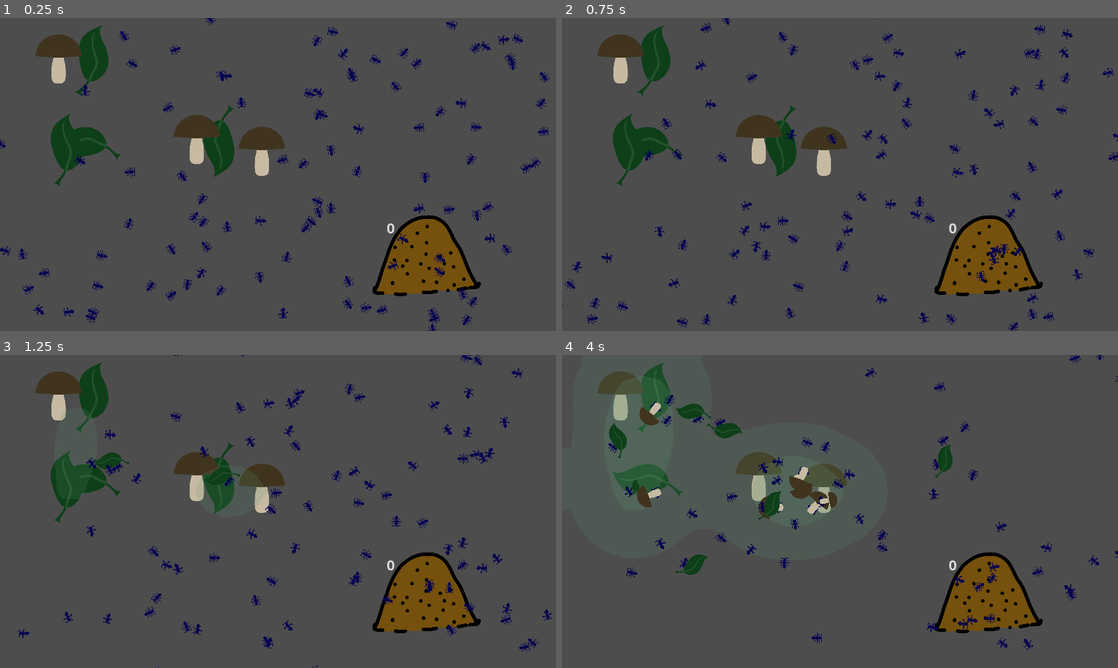
Above: before the commit, frames 1-4 (two rows, left to right).
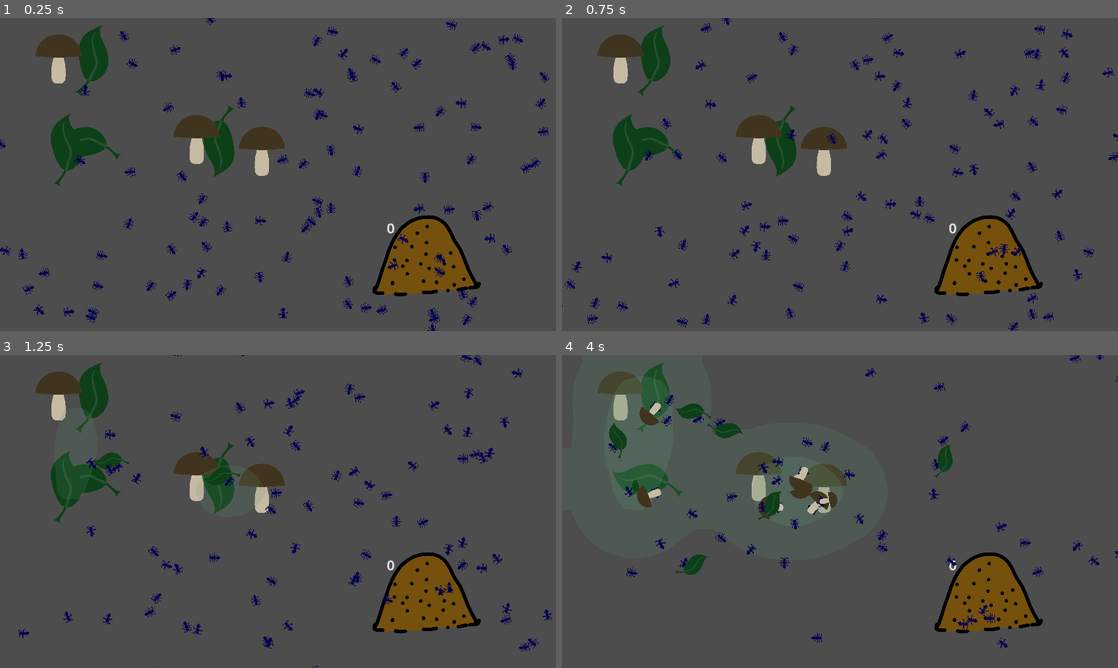
Above: after the commit, the same moments.

Repository: allemansratten/AntColonyTycoonDeluxe
Game: Godot game, scene res://game.tscn
Two runs of this game, one before a commit and one after it. Both use one fixed random seed, a clock stepped at 60 frames per second and the inputs below.
Inputs (mouse positions are in pixels of both pictures, inside the frame that each line leads up to):
- Up to frame 1 (0.25 s): no input
- Up to frame 2 (0.75 s): move the mouse to (962, 158) at 0.52 s; click (962, 158) at 0.67 s
- Up to frame 3 (1.25 s): no input
- Up to frame 4 (4 s): move the mouse to (728, 527) at 1.27 s; click (728, 527) at 1.42 s; move the mouse to (895, 442) at 2.02 s; click (895, 442) at 2.17 s; move the mouse to (812, 574) at 2.77 s; click (812, 574) at 2.92 s; move the mouse to (1006, 558) at 3.52 s; click (1006, 558) at 3.67 s

Frame 1 is identical in both runs. In frame 2, less than 0.1% of the frame differs, in the area x 76-80%, y 72-79%; in frame 3, 0.1%; in frame 4, 0.4%, in the area x 48-94%, y 36-95%.

Commit message:
Add PheromoneLayer not programmatically

Diff:
--- a/game.gd
+++ b/game.gd
@@ -4,21 +4,14 @@
 @export var ant_scene: PackedScene
 var screen_size
 
-var pheromone_layer: ColorRect
-
 
 # Called when the node enters the scene tree for the first time.
 func _ready() -> void:
 	screen_size = get_viewport().get_visible_rect().size
 
-	# TODO: multiple pheromone layers if needed
-	pheromone_layer = preload("res://pheromone_layer.tscn").instantiate()
-	add_child(pheromone_layer)
-
 	# spawn 100 ants on random positions
 	for i in range(100):
 		spawn_ant(false)
-
 
 
 func spawn_ant(on_anthill: bool) -> void:
@@ -29,7 +22,7 @@
 	else:
 		ant.position = Vector2(randf_range(0, screen_size.x), randf_range(0, screen_size.y))
 
-	ant.pheromone_layer = pheromone_layer
+	ant.pheromone_layer = $PheromoneLayer
 	add_child(ant)
 
 
--- a/game.tscn
+++ b/game.tscn
@@ -1,16 +1,17 @@
-[gd_scene load_steps=5 format=3 uid="uid://cs7o50oaokh2e"]
+[gd_scene load_steps=6 format=3 uid="uid://cs7o50oaokh2e"]
 
 [ext_resource type="Script" path="res://game.gd" id="1_f6hxw"]
 [ext_resource type="Script" path="res://scene_item_manager.gd" id="1_n0r2e"]
 [ext_resource type="PackedScene" uid="uid://dcrdhn26hmhva" path="res://ant.tscn" id="2_82cr4"]
 [ext_resource type="PackedScene" uid="uid://tmy1yvfu2r8g" path="res://anthill.tscn" id="4_cw8q0"]
+[ext_resource type="PackedScene" uid="uid://c3v4pvxkk33qh" path="res://pheromone_layer.tscn" id="5_dmj4k"]
 
 [node name="Game" type="Node"]
 script = ExtResource("1_f6hxw")
 ant_scene = ExtResource("2_82cr4")
 
 [node name="SpawnTimer" type="Timer" parent="."]
-wait_time = 0.3
+wait_time = 0.75
 autostart = true
 
 [node name="SceneItemManager" type="Node" parent="."]
@@ -19,4 +20,6 @@
 [node name="Anthill" parent="." instance=ExtResource("4_cw8q0")]
 position = Vector2(1228, 677)
 
+[node name="PheromoneLayer" parent="." instance=ExtResource("5_dmj4k")]
+
 [connection signal="timeout" from="SpawnTimer" to="." method="_on_spawn_timer_timeout"]
